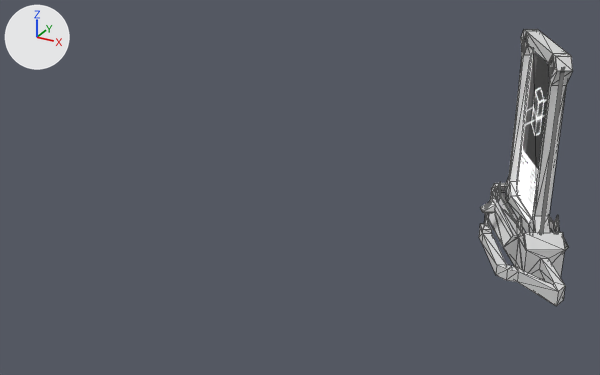
Renders of the glTF model public/Models/ProjectScreens/ProjectScreenR3.glb from each side of a commit.
Rendered twice from a 50 mm lens placed at (97.6, -170.2, 85.3), pointed at (24.1, -36.5, 18.4). The axes (+X, +Y, +Z) are drawn at upper left. The lights are the same throughout. Mesh edges are drawn as thin lines. Vertices at the same position are counted once.

Objects in the first picture: 'Screen.005'.
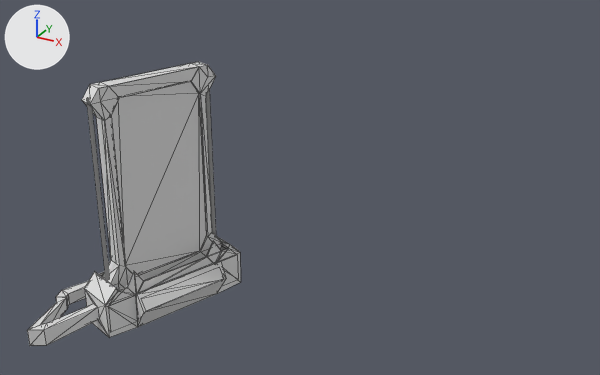
What differs and where, as boxes [x1, y1, x2, y2] in the pictures (600 x 375 px; the box of a moved part takes in the faces that stretch with it):
'Screen.005', reshaped, moved, turned: before [479, 29, 573, 306]; after [27, 62, 241, 346]
part 1 of me_cube_016, moved or reshaped: before [510, 45, 533, 224]; after [111, 81, 208, 275]

What the commit changed:
me_cube_016 has 402 vertices, 780 faces and spans x -1.81..0.98, y -2.16..1.48, z -0.74..1.13.
me_cube_016 is used by ob_screen_005; location (60.4, 3.2, 14.9); rotation (3.142, 0.0, -1.043), in degrees (180, 0, -60); scale (-16.0, -4.83, -25.4).
Before the commit, vertices of me_cube_016: 148 (0.47, -0.01, 1.04), 149 (0.59, -0.01, 0.93) at pixel (530, 55), 150 (0.59, -0.01, -0.26) at pixel (516, 181), 151 (0.47, -0.01, -0.37) at pixel (517, 195), 152 (-0.48, -0.01, 1.04).
Before the commit, vertices of me_cube_016: 153 (-0.59, -0.01, 0.93), 154 (-0.48, -0.01, -0.37), 155 (-0.59, -0.01, -0.26).
Part 1, on me_cube_016:
Vertices 148 to 155 of me_cube_016 move by (0.0, 0.22, 0.0).
Object 'Screen.005' (ob_screen_005) moves from (60.4, 3.2, 14.9) to (3.9, -55.4, 14.9).
Object 'Screen.005' (ob_screen_005) turns from (180, 0, -60) to (0, 180, 70) degrees about x, y and z.
